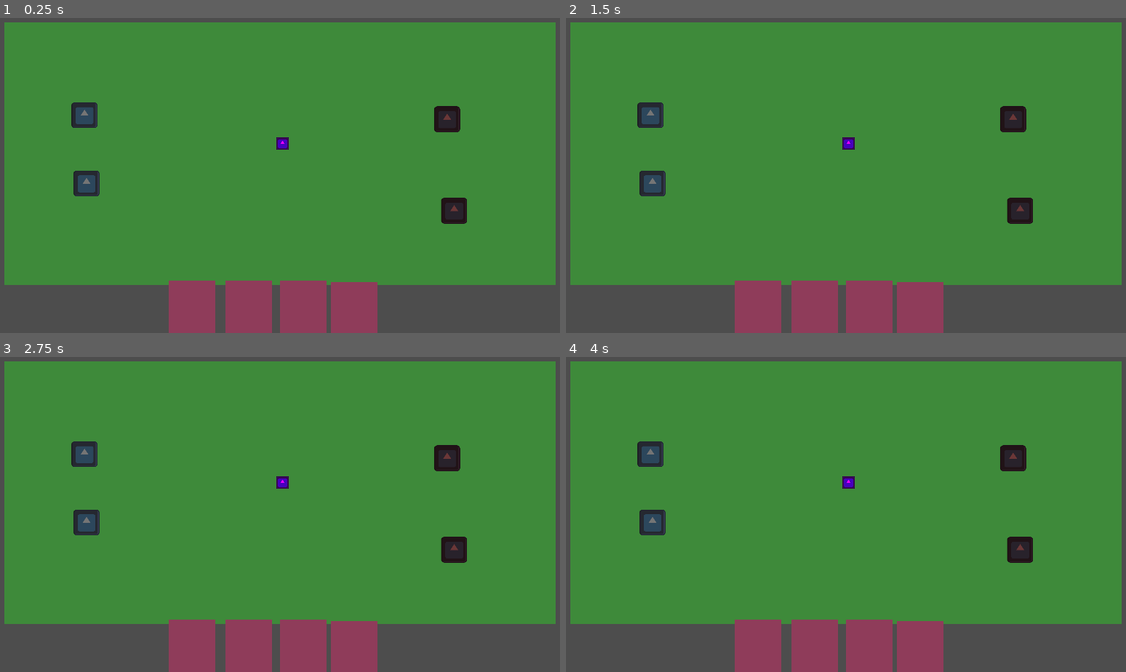
Above: before the commit, frames 1-4 (two rows, left to right).
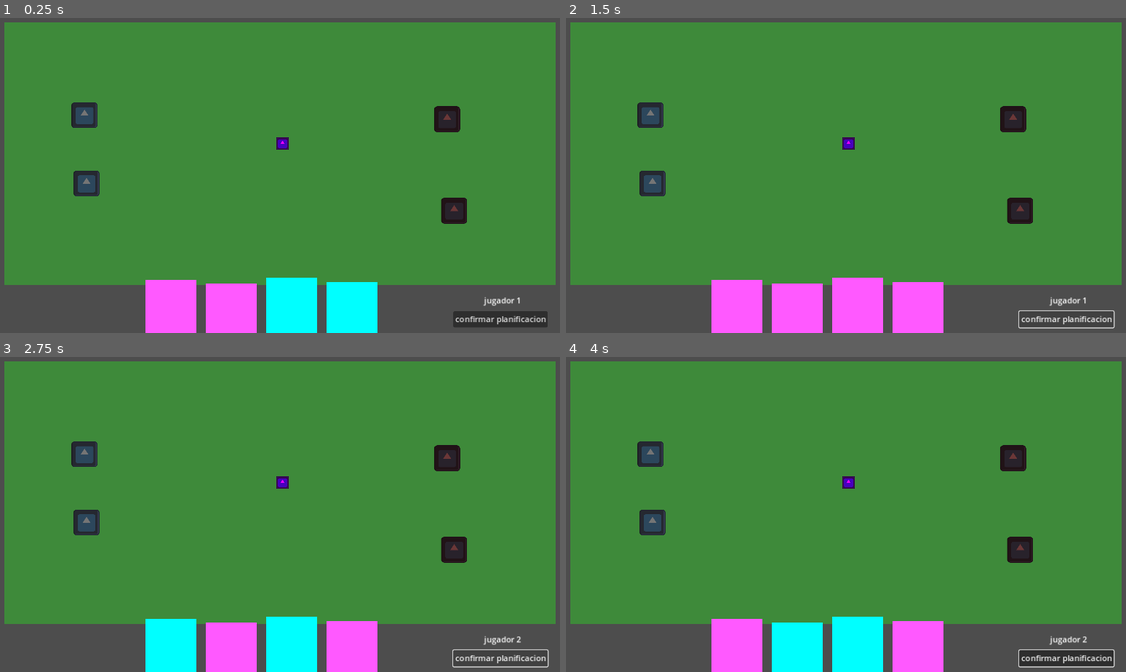
Above: after the commit, the same moments.

Repository: CardozoCasariegoLuciano/IDV_Boss_2024_S2
Game: Godot game, scene res://main.tscn
Same seed, same stepped clock (60 frames per second), same inputs: the game is played once before the commit and once after it. The engine's default icon, where the game draws it, is replaced by a stand-in: a white triangle on a blue panel in a dark square.
Inputs (mouse positions are in pixels of both pictures, inside the frame that each line leads up to):
- Up to frame 1 (0.25 s): no input
- Up to frame 2 (1.5 s): click (1064, 320) at 0.5 s, where only the run after the commit has a clickable "confirmar planificacion"; click (1064, 320) at 1.25 s, where only the run after the commit has a clickable "confirmar planificacion"
- Up to frame 3 (2.75 s): click (498, 659) at 2 s, where only the run after the commit has a clickable "confirmar planificacion"
- Up to frame 4 (4 s): tap Enter at 2.75 s; move the mouse to (974, 492) at 2.77 s; click (974, 492) at 2.92 s; tap Space at 3.5 s; drag from (728, 523) to (818, 574) at 3.52 s

The runs differ from the first frame. In frame 1, 7.8% of the frame differs, in the area x 25-98%, y 82-100%; in frame 2, 7.3%; in frame 3, 7.3%; in frame 4, 7.9%, in the area x 25-99%, y 82-100%.

Commit message:
add globals, cards templates and ball logic

Diff:
--- /dev/null
+++ b/CARD_BANK.gd
@@ -0,0 +1,6 @@
+extends Node
+
+var card_scenes_bank = [
+	preload("res://entities/carts/movements/move_card/move_card.tscn"),
+	preload("res://entities/carts/movements/kick_card/kick_card.tscn")
+]
--- a/GLOBAL.gd
+++ b/GLOBAL.gd
@@ -1,7 +1,23 @@
 extends Node
+signal can_execute
+#var can_execute = false
 
-var can_execute = false
+var current_player_turn = 1
 
 # Called when the node enters the scene tree for the first time.
 func _ready() -> void:
 	print("Funcaaa")
+
+
+func next_player_turn():
+
+
+	if(current_player_turn == 1):
+		current_player_turn = 2
+		can_execute.emit(false)
+	elif(current_player_turn == 2):
+		current_player_turn = 1
+		can_execute.emit(true)
+	else:
+		current_player_turn = 1
+		can_execute.emit(false)
--- a/entities/cart/cart.gd
+++ /dev/null
@@ -1,13 +0,0 @@
-extends ColorRect
-class_name Cart
-
-var valu := 10000
-
-# Called when the node enters the scene tree for the first time.
-func _ready() -> void:
-	pass # Replace with function body.
-
-
-# Called every frame. 'delta' is the elapsed time since the previous frame.
-func _process(delta: float) -> void:
-	pass
--- a/entities/cart/cart.tscn
+++ /dev/null
@@ -1,20 +0,0 @@
-[gd_scene load_steps=3 format=3 uid="uid://dwfu2jhpxxr5d"]
-
-[ext_resource type="Script" path="res://entities/cart/cart.gd" id="1_6euu6"]
-[ext_resource type="Script" path="res://entities/cart/panel.gd" id="1_ghhbe"]
-
-[node name="Cart" type="ColorRect"]
-offset_left = -47.0
-offset_top = -90.0
-offset_right = 45.0
-offset_bottom = 86.0
-color = Color(0.561813, 0.235023, 0.352519, 1)
-script = ExtResource("1_6euu6")
-
-[node name="Panel" type="Panel" parent="."]
-modulate = Color(1, 1, 1, 0)
-layout_mode = 0
-offset_left = 1.0
-offset_right = 91.0
-offset_bottom = 179.0
-script = ExtResource("1_ghhbe")
--- /dev/null
+++ b/entities/carts/cart_template/card_template.gd
@@ -0,0 +1,25 @@
+extends Node
+class_name Card_template
+
+signal on_cart_used
+@onready var color_rect: ColorRect = $ColorRect
+
+var require_click = false
+var power
+var max_distance
+
+var player: Player
+var point: Vector2
+
+func set_data(player: Player,point: Vector2):
+	self.player = player
+	self.point = point
+
+func change_card_visibility(value: int):
+	color_rect.color.a = value
+
+func use_card():
+	on_cart_used.emit()
+
+func apply_action():
+	pass
--- /dev/null
+++ b/entities/carts/cart_template/card_template.tscn
@@ -0,0 +1,17 @@
+[gd_scene load_steps=3 format=3 uid="uid://c81uyxatkkoh5"]
+
+[ext_resource type="Script" path="res://entities/carts/cart_template/card_template.gd" id="1_d832n"]
+[ext_resource type="Script" path="res://entities/carts/cart_template/panel.gd" id="2_gt6uc"]
+
+[node name="Card_Template" type="Node2D"]
+script = ExtResource("1_d832n")
+
+[node name="ColorRect" type="ColorRect" parent="."]
+offset_right = 100.0
+offset_bottom = 180.0
+
+[node name="Panel" type="Panel" parent="."]
+modulate = Color(1, 1, 1, 0)
+offset_right = 100.0
+offset_bottom = 181.0
+script = ExtResource("2_gt6uc")
--- a/entities/cart/panel.gd
+++ b/entities/carts/cart_template/panel.gd
@@ -1,26 +1,27 @@
 extends Panel
+@onready var color_rect: ColorRect = $"../ColorRect"
+@onready var card: Node2D = $".."
 
-@onready var cart: ColorRect = $".."
 
 func _get_drag_data(at_position: Vector2) -> Variant:
-	if cart.color.a == 0:
+	if color_rect.color.a == 0:
 		return
 	var preview_color = ColorRect.new()
-	preview_color.color.r = cart.color.r - 0.1
-	preview_color.color.g = cart.color.g - 0.1
-	preview_color.color.b = cart.color.b - 0.1
-	preview_color.set_size(cart.size * 0.7)
+	preview_color.color.r = color_rect.color.r - 0.1
+	preview_color.color.g = color_rect.color.g - 0.1
+	preview_color.color.b = color_rect.color.b - 0.1
+	preview_color.set_size(color_rect.size * 0.7)
 
 	var preview = Control.new()
 	preview.add_child(preview_color)
 
 	set_drag_preview(preview)
-	cart.color.a = 0
-	return cart
+	color_rect.color.a = 0
+	return card
 
 func _can_drop_data(at_position: Vector2, data: Variant) -> bool:
 	return true
 
 #Emitir una señal al padre para que realice una accion
 func _drop_data(at_position: Vector2, data: Variant) -> void:
-	data.color.a = 1
+	data.change_card_visibility(1)
--- /dev/null
+++ b/entities/carts/movements/kick_card/kick_card.gd
@@ -0,0 +1,16 @@
+extends Card_template
+
+func _ready() -> void:
+	power = 400
+	require_click = true
+
+func apply_action():
+	var ball = player.ball
+	if(ball):
+		ball.set_physics_process(false)
+		ball.apply_central_impulse(point * power)
+
+		ball.player_owner = null
+		player.ball = null
+	else:
+		print("El jugador no tiene la pelota para patearla")
--- /dev/null
+++ b/entities/carts/movements/kick_card/kick_card.tscn
@@ -0,0 +1,10 @@
+[gd_scene load_steps=3 format=3 uid="uid://bwuerebsvu7ua"]
+
+[ext_resource type="PackedScene" uid="uid://c81uyxatkkoh5" path="res://entities/carts/cart_template/card_template.tscn" id="1_aaydw"]
+[ext_resource type="Script" path="res://entities/carts/movements/kick_card/kick_card.gd" id="2_72ju6"]
+
+[node name="Card_Template" instance=ExtResource("1_aaydw")]
+script = ExtResource("2_72ju6")
+
+[node name="ColorRect" parent="." index="0"]
+color = Color(0, 1, 1, 1)
--- /dev/null
+++ b/entities/carts/movements/move_card/move_card.gd
@@ -0,0 +1,9 @@
+extends Card_template
+
+func _ready() -> void:
+	power = 10000
+	require_click = true
+
+
+func apply_action():
+	player.apply_central_impulse(point * power)
--- /dev/null
+++ b/entities/carts/movements/move_card/move_card.tscn
@@ -0,0 +1,10 @@
+[gd_scene load_steps=3 format=3 uid="uid://caw0pdl6xb3ht"]
+
+[ext_resource type="PackedScene" uid="uid://c81uyxatkkoh5" path="res://entities/carts/cart_template/card_template.tscn" id="1_cc4bb"]
+[ext_resource type="Script" path="res://entities/carts/movements/move_card/move_card.gd" id="2_v3gpk"]
+
+[node name="Card_Template" instance=ExtResource("1_cc4bb")]
+script = ExtResource("2_v3gpk")
+
+[node name="ColorRect" parent="." index="0"]
+color = Color(1, 0.34902, 1, 1)
--- a/entities/pelota/pelota.gd
+++ b/entities/pelota/pelota.gd
@@ -1,5 +1,30 @@
 extends RigidBody2D
+class_name Ball
+
+var player_owner: Player
+@export var distance_ahead: float = 50 # Distancia por delante
 
 func _ready() -> void:
 	linear_damp = 1.0
 	angular_damp = 1.0
+	set_physics_process(false)
+
+
+func _physics_process(delta: float) -> void:
+	if(player_owner):
+		#Muy WTF esto, si saco esta variable (que no se usa)
+		#se buguea la pelota
+		var ball_global_position = global_position
+
+		var direction = (player_owner.global_transform.x).normalized()
+		var target_position = player_owner.global_position + direction * distance_ahead
+		global_position = target_position
+
+
+func change_owner(player: Player):
+	if(player_owner and player_owner != player):
+		player_owner.ball = null
+
+	player.ball = self
+	self.player_owner = player
+	set_physics_process(true)
--- a/entities/pelota/pelota.tscn
+++ b/entities/pelota/pelota.tscn
@@ -7,7 +7,7 @@
 friction = 1e+12
 
 [sub_resource type="RectangleShape2D" id="RectangleShape2D_gt1jc"]
-size = Vector2(116, 116)
+size = Vector2(128, 133)
 
 [node name="Pelota" type="RigidBody2D"]
 position = Vector2(-3, -2)
@@ -16,12 +16,12 @@
 script = ExtResource("1_piii8")
 metadata/_edit_group_ = true
 
-[node name="CollisionShape2D" type="CollisionShape2D" parent="."]
-position = Vector2(-1, -2)
-scale = Vector2(0.2, 0.2)
-shape = SubResource("RectangleShape2D_gt1jc")
-
 [node name="Sprite2D" type="Sprite2D" parent="."]
 modulate = Color(1, 0, 1, 1)
 scale = Vector2(0.2, 0.2)
 texture = ExtResource("1_bgohv")
+
+[node name="CollisionShape2D" type="CollisionShape2D" parent="."]
+position = Vector2(0.199999, -0.300001)
+scale = Vector2(0.2, 0.2)
+shape = SubResource("RectangleShape2D_gt1jc")
--- a/entities/players/player.gd
+++ b/entities/players/player.gd
@@ -1,55 +1,65 @@
 extends RigidBody2D
+class_name Player
 
-#TODOs
+#TODO que al mover el jugador o al patear la pelota, el jugador mire en esa direccion (jugar con la rotacion)
+
+#TODOs Backlog
 #Que no salgan de la cancha
-#Poder ver el radio del mover al jugador
-#Crear la clase padre para los jugadores
-#Crear la carta padre para que las demas la hereden
+#Poder ver el radio de las distintas acciones (para que no tengan alcance infinito)
+#agregar todo el sistema de mana
+#Crear la clase padre para los jugadores y que sea facil agregar los nuevos tipos
+#Agregar los DTs (creando clase padre para que sean escalable)
+#Agregar los feedbacks al usuario (por ejemplo cuando quiere patear pero no tiene la pelota)
+#Permitir concatenar jugadas, para eso pense que cuando se mueve (por ejemplo) si bien no se ejecuta la accion, le podemos mostrar la silueta para que aplique otra jugada ahi mismo
 #Dibujar bien la cancha y definir los arcos
-#Mostrar toda la UI
+#Mostrar la UI completa, con el turno actual, duracion de la partida, Mana actual, etc
+#Crear el Menu principal (nombre del juego, boton Jugar, boton salir, etc)
+#Crear la pantalla de creacion de mazos, seleccion de DT y de capitan
+
 
 var enable_click := false
-var used_cart: Cart
+var used_cart: Card_template
 var target
-var action_saved
+var ball: Ball
 
 func _ready() -> void:
-	contact_monitor = true
-	max_contacts_reported = 5
-	gravity_scale = 0
-	mass = 20
-	linear_damp = 3.0 #Arrancan con 3 para frenar si algo los choca
+	initial_properties()
+	Global.can_execute.connect(execute_move)
+
 
 func _physics_process(delta):
 	set_friction()
-	execute_move()
 
-func execute_move():
-	if !action_saved or !Global.can_execute: return
-	apply_central_impulse(action_saved)
-	action_saved = null
 
-func _on_panel_on_cart_used(data: Cart) -> void:
+func execute_move(can_execute: bool):
+	if(can_execute and used_cart != null):
+		used_cart.apply_action()
+		used_cart = null
+
+
+func _on_panel_on_cart_used(data: Card_template) -> void:
 	enable_click = true
 	used_cart = data
+
 
 func _input(event):
 	if(!enable_click): return
 	if event is InputEventMouseButton:
 		if event.button_index == MOUSE_BUTTON_LEFT and event.pressed:
 			target = get_global_mouse_position()
-			#Ver como mejorar eso, si el player esta inclinado al momento de aplicar un
-			#impulso se va para cualquier lado y no donde se hizo click
-			rotation = 0
-			action_saved = (get_local_mouse_position().normalized() * used_cart.valu)
+			used_cart.set_data(self, (event.position - global_position).normalized())
+			used_cart.use_card()
 			enable_click = false
-			used_cart.queue_free()
+
 
 func set_friction():
+	angular_damp = 100.0
+
 	if target != null:
 		if global_position.distance_to(target) < 10:
 			#Si ya llegaron al objetivo se paran
 			linear_damp = 100.0
+
 			target = null
 		else:
 			 #Si aun no llego se pueden seguir moviendo
@@ -58,7 +68,16 @@
 		#Si ya no hay target vuelve con los valores iniciales
 		linear_damp = 3.0
 
+
+func initial_properties():
+	contact_monitor = true
+	max_contacts_reported = 5
+	gravity_scale = 0
+	mass = 20
+
+
 func _on_body_entered(body: Node) -> void:
-	#Si ya llegaron al objetivo se paran
-	linear_damp = 10.0
 	target = null
+
+	if(body is Ball):
+		body.change_owner(self)
--- a/field_drop_detector.gd
+++ b/field_drop_detector.gd
@@ -4,4 +4,4 @@
 	return true
 
 func _drop_data(at_position: Vector2, data: Variant) -> void:
-	data.color.a = 1
+	data.change_card_visibility(1)
--- a/main.gd
+++ b/main.gd
@@ -1,30 +1,42 @@
 extends Node
 
 @onready var cartas: Node = $cartas
-@export var cart_scene: PackedScene
+@onready var label_current_player: Label = $CanvasLayer/HBoxContainer/Label2
 
 const CANT_CARTS = 4
 
+func _ready() -> void:
+	generate_carts()
+	label_current_player.text = str(Global.current_player_turn)
 
-func _on_remove_cart(node: Node) -> void:
-	if cartas.get_children().size() - 1 <= 0:
-		Global.can_execute = true
-		$CartsConfig/CreationDelay.start()
-
-func _on_creation_delay() -> void:
-	generate_carts()
 
 func generate_carts():
 	for i in range(CANT_CARTS):
 		create_cart(i)
-	Global.can_execute = false
+	Global.can_execute.emit(false)
+
 
 func create_cart(index: int):
-		var newCart: Cart = cart_scene.instantiate()
+		var newCart: Card_template = random_card_scene()
 		cartas.add_child.call_deferred(newCart)
-		newCart.size = Vector2(92, 176)
-		newCart.color = "8f3c5a"
 
 		var path_follow_2d: PathFollow2D = $CartsConfig/CreationCartPath/PathFollow2D
-		path_follow_2d.progress = 100 * index
+		path_follow_2d.progress = 120 * index
 		newCart.global_position = path_follow_2d.global_position
+
+
+func random_card_scene() -> Card_template:
+	var random_index = randi() % CardBank.card_scenes_bank.size()
+	return CardBank.card_scenes_bank[random_index].instantiate()
+
+
+func _on_end_turn() -> void:
+	Global.next_player_turn()
+	label_current_player.text = str(Global.current_player_turn)
+	next_player_turn()
+
+
+func next_player_turn():
+	for card in cartas.get_children():
+		cartas.remove_child(card)
+	generate_carts()
--- a/main.tscn
+++ b/main.tscn
@@ -1,10 +1,9 @@
-[gd_scene load_steps=7 format=3 uid="uid://c1touvs3ht15k"]
+[gd_scene load_steps=6 format=3 uid="uid://c1touvs3ht15k"]
 
 [ext_resource type="PackedScene" uid="uid://dbifrqao8wfwq" path="res://entities/pelota/pelota.tscn" id="1_4ipka"]
 [ext_resource type="Script" path="res://main.gd" id="1_hn30x"]
 [ext_resource type="PackedScene" uid="uid://djaky7olesetp" path="res://entities/players/player.tscn" id="1_isdmp"]
 [ext_resource type="Script" path="res://field_drop_detector.gd" id="1_kwt4r"]
-[ext_resource type="PackedScene" uid="uid://dwfu2jhpxxr5d" path="res://entities/cart/cart.tscn" id="2_r3yq7"]
 
 [sub_resource type="Curve2D" id="Curve2D_nkn7e"]
 _data = {
@@ -14,7 +13,6 @@
 
 [node name="Node" type="Node"]
 script = ExtResource("1_hn30x")
-cart_scene = ExtResource("2_r3yq7")
 
 [node name="cancha" type="Node" parent="."]
 
@@ -49,37 +47,10 @@
 
 [node name="cartas" type="Node" parent="."]
 
-[node name="ColorRect5" parent="cartas" instance=ExtResource("2_r3yq7")]
-offset_left = 677.0
-offset_top = 547.0
-offset_right = 769.0
-offset_bottom = 723.0
-
-[node name="ColorRect3" parent="cartas" instance=ExtResource("2_r3yq7")]
-offset_left = 468.0
-offset_top = 544.0
-offset_right = 560.0
-offset_bottom = 720.0
-
-[node name="ColorRect4" parent="cartas" instance=ExtResource("2_r3yq7")]
-offset_left = 576.0
-offset_top = 545.0
-offset_right = 668.0
-offset_bottom = 721.0
-
-[node name="ColorRect6" parent="cartas" instance=ExtResource("2_r3yq7")]
-offset_left = 356.0
-offset_top = 545.0
-offset_right = 448.0
-offset_bottom = 721.0
-
 [node name="Pelota" parent="." instance=ExtResource("1_4ipka")]
 position = Vector2(581, 273)
 
 [node name="CartsConfig" type="Node" parent="."]
-
-[node name="CreationDelay" type="Timer" parent="CartsConfig"]
-one_shot = true
 
 [node name="CreationCartPath" type="Path2D" parent="CartsConfig"]
 position = Vector2(40, -99)
@@ -89,5 +60,35 @@
 position = Vector2(270, 642)
 rotation = 0.0624188
 
-[connection signal="child_exiting_tree" from="cartas" to="." method="_on_remove_cart"]
-[connection signal="timeout" from="CartsConfig/CreationDelay" to="." method="_on_creation_delay"]
+[node name="CanvasLayer" type="CanvasLayer" parent="."]
+
+[node name="Button" type="Button" parent="CanvasLayer"]
+offset_left = 919.0
+offset_top = 605.0
+offset_right = 1106.0
+offset_bottom = 636.0
+text = "confirmar planificacion"
+
+[node name="HBoxContainer" type="HBoxContainer" parent="CanvasLayer"]
+anchors_preset = 3
+anchor_left = 1.0
+anchor_top = 1.0
+anchor_right = 1.0
+anchor_bottom = 1.0
+offset_left = -172.0
+offset_top = -75.0
+offset_right = -98.0
+offset_bottom = -52.0
+grow_horizontal = 0
+grow_vertical = 0
+
+[node name="Label" type="Label" parent="CanvasLayer/HBoxContainer"]
+layout_mode = 2
+text = "jugador"
+
+[node name="Label2" type="Label" parent="CanvasLayer/HBoxContainer"]
+layout_mode = 2
+text = "1
+"
+
+[connection signal="button_up" from="CanvasLayer/Button" to="." method="_on_end_turn"]
--- a/project.godot
+++ b/project.godot
@@ -18,6 +18,7 @@
 [autoload]
 
 Global="*res://GLOBAL.gd"
+CardBank="*res://CARD_BANK.gd"
 
 [display]
 
